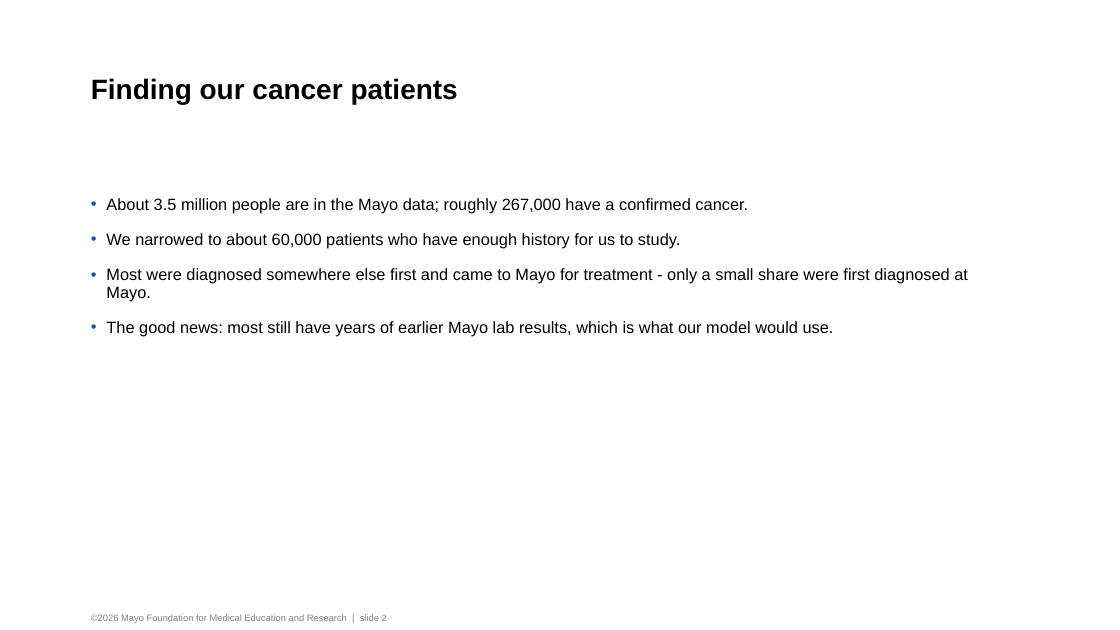
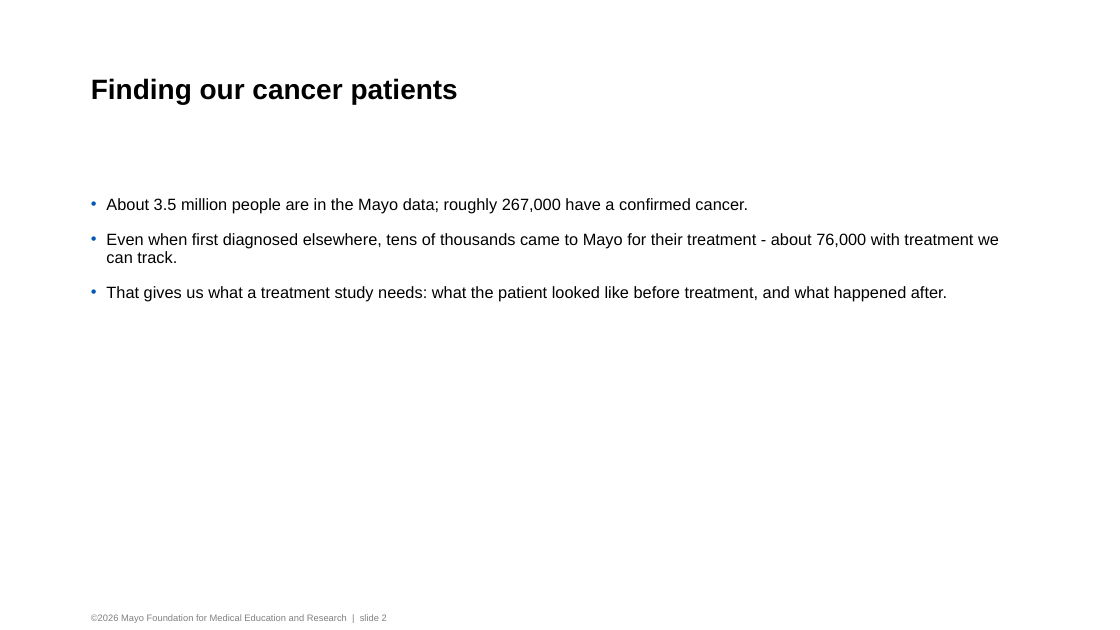
Before and after one commit to cal-healthier/mayonnaise, a slide deck: slide 2 of healthier_checkin_v2.pptx. Drawn at 1120x630 pixels with LibreOffice and Linux fonts; fonts in the diff are those of the drawing; background and template pictures are left out. Boxes give left, top, right and bottom in pixels: in the first picture for what was removed or moved away, otherwise in the second. Text is boxed around its words. In the diff, an @@ line names an element or a change of style, - is before the commit and + after.

Commit message:
Fix slides 2-3 for treatment-response framing

```diff
--- a/healthier_checkin_v2.pptx
+++ b/healthier_checkin_v2.pptx
@@ text at (106, 233, 999, 302): text changed @@
-• We narrowed to about 60,000 patients who have enough history for us to study.
-• Most were diagnosed somewhere else first and came to Mayo for treatment - only a small share were first diagnosed at Mayo.
-• The good news: most still have years of earlier Mayo lab results, which is what our model would use.
+• Even when first diagnosed elsewhere, tens of thousands came to Mayo for their treatment - about 76,000 with treatment we can track.
+• That gives us what a treatment study needs: what the patient looked like before treatment, and what happened after.
```
Also in this commit, not shown: 1 other slide changed.
